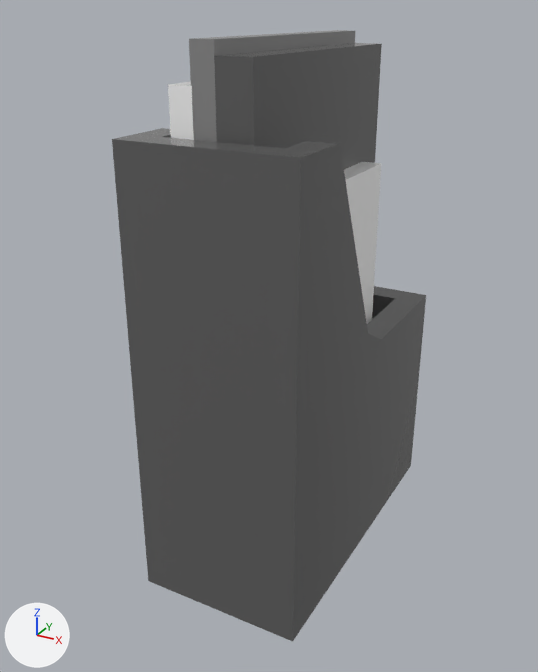
An edit to the FBX model Assets/ART/Meshes/Props/SM_Folder_01.fbx, drawn before and after from the same camera.
One viewpoint serves both versions: a 50 mm camera at (0.284, -0.571, 0.485) aimed at (-0.018, -0.022, 0.21). Arrows for +X, +Y and +Z are at lower left; the lights stay in place. The picture after the commit comes second. Where no turn or scale is listed for an object, it has been applied to the vertices.

In view in the first picture: 'SM_Folder_01'.
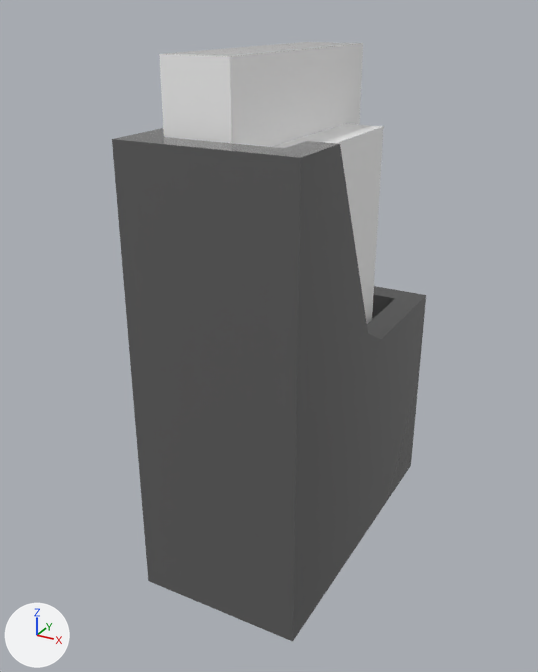
Boxes (x1, y1, x2, y2) around the edits, measured in the pictures (538 x 672 px):
'SM_Folder_01', reshaped
    before: (112, 30, 426, 641)
    after: (112, 42, 426, 641)
part 1 of me_mesh, rebuilt
    before: (189, 30, 382, 169)
    after: (159, 42, 363, 147)
part 2 of me_mesh, built on
    before: (344, 162, 381, 324)
    after: (272, 124, 384, 324)

The change, as a diff of the scene's bpy script:
```diff
--- a/Assets/ART/Meshes/Props/SM_Folder_01.fbx.py
+++ b/Assets/ART/Meshes/Props/SM_Folder_01.fbx.py
@@ me_mesh @@
 # used by ob_sm_folder_01; location = (0.0, 0.0, 0.0)
 # verts and faces of me_mesh; kept vertices keep their numbers, new ones are numbered from 75
 # before: 30 (0.05, -0.09, 0.068), 31 (0.05, -0.014, 0.068), 32 (0.05, 0.02, 0.068), 33 (0.05, 0.125, 0.068), 34 (-0.05, 0.125, 0.068)
 # before: 35 (-0.05, 0.02, 0.068), 36 (-0.05, -0.014, 0.068), 37 (-0.05, -0.09, 0.068), 38 (-0.05, -0.125, 0.068), 39 (0.05, -0.125, 0.068)
 # before: 44 (0.023, -0.122, 0.006), 46 (0.023, 0.078, 0.006), 48 (0.023, -0.122, 0.356), 49 (0.043, -0.122, 0.356), 50 (0.023, 0.078, 0.356)
 # before: 51 (0.043, 0.078, 0.356) at pixel (381, 163)
-me_mesh.from_pydata(...)  # 75 vertices, 60 faces; spans x -0.075..0.075, y -0.15..0.15, z 0.0..0.466
+me_mesh.from_pydata(...)  # 60 vertices, 47 faces; spans x -0.075..0.075, y -0.15..0.15, z 0.0..0.456
+# me_mesh part 1: the loose piece of 15 vertices spanning x -0.025..0.025, y -0.122..0.12, z 0.006..0.466 is rebuilt with 8 vertices and now spans x -0.05..0.007, y -0.122..0.11, z 0.006..0.456, in mat_material__64 (white #ffffff)
+# me_mesh part 2
+delete_faces([(30, 31, 36, 37), (32, 33, 34, 35), (30, 37, 38, 39), (31, 32, 35, 36)])
+verts[44] = (0.004, -0.122, 0.006)  # moved
+verts[46] = (0.004, 0.078, 0.006)  # moved
+verts[48] = (0.004, -0.122, 0.389)  # moved
+verts[50] = (0.004, 0.078, 0.389)  # moved
+verts[49] = (0.043, -0.122, 0.389)  # moved
+verts[51] = (0.043, 0.078, 0.389)  # moved, pixel (383, 126)
+# other edits to the shape of me_mesh do not show in these pictures
 me_mesh.materials.append(mat_material__64)
 me_mesh.materials.append(mat_material__65)
-me_mesh.materials.append(mat_material__66)  # grey #8d8d8d
```
